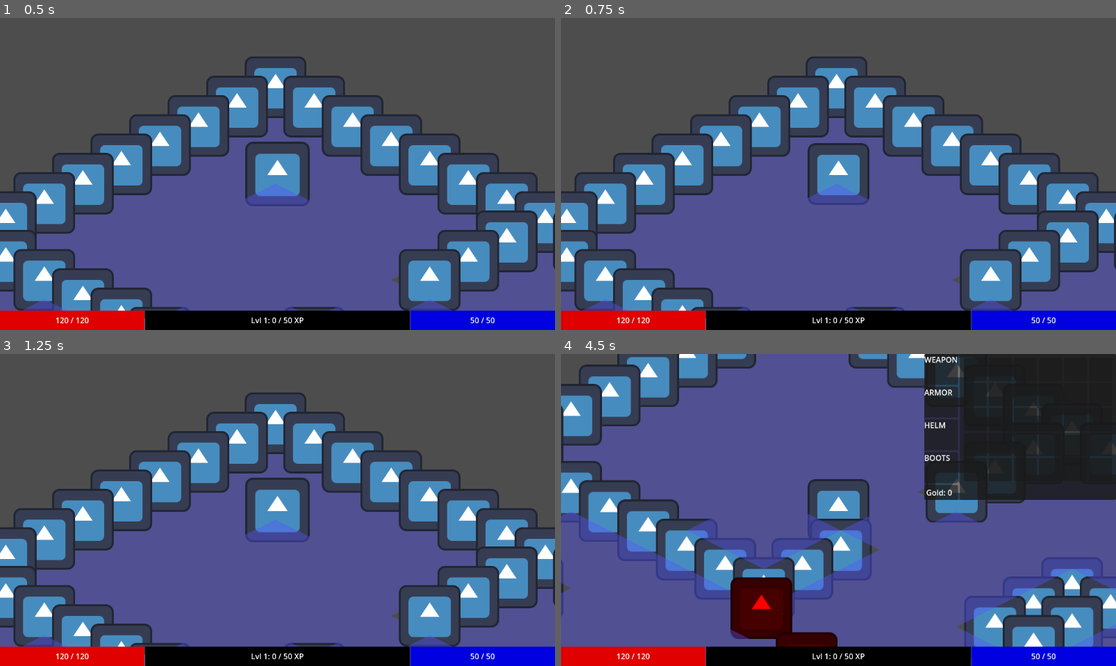
Above: before the commit, frames 1-4 (two rows, left to right).
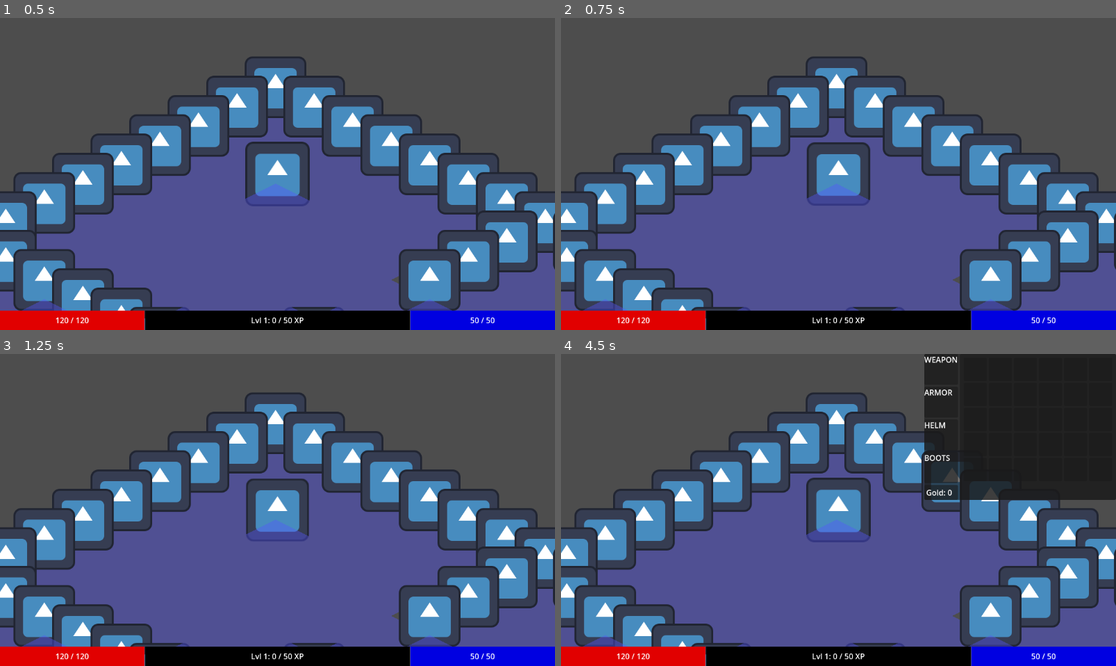
Above: after the commit, the same moments.

Repository: PietPadda/Godot_2D_ARPG
Game: Godot game, scene res://scenes/levels/main.tscn
Two runs of this game, one before a commit and one after it. Both use one fixed random seed, a clock stepped at 60 frames per second and the inputs below. The engine's default icon, where the game draws it, is replaced by a stand-in: a white triangle on a blue panel in a dark square.
Inputs (mouse positions are in pixels of both pictures, inside the frame that each line leads up to):
- Up to frame 1 (0.5 s): no input
- Up to frame 2 (0.75 s): tap Enter at 0.5 s; move the mouse to (960, 158) at 0.52 s; tap Space (attack) at 0.6 s; click (960, 158) at 0.67 s
- Up to frame 3 (1.25 s): no input
- Up to frame 4 (4.5 s): move the mouse to (727, 525) at 1.27 s; tap Space (attack) at 1.35, 2.3, 2.75, 3.05, 3.8, 4.35 s; click (727, 525) at 1.42 s; move the mouse to (894, 441) at 2.02 s; hold E (interact) 2.03-2.78 s; click (894, 441) at 2.17 s; move the mouse to (810, 572) at 2.77 s; click (810, 572) at 2.85 s; tap Enter at 3.5 s; move the mouse to (1005, 556) at 3.52 s; tap I (toggle_character_sheet) at 3.6 s; click (1005, 556) at 3.67 s; move the mouse to (938, 369) at 4.27 s; click (938, 369) at 4.42 s

Frame 1 is identical in both runs. In frame 2, 0.2% of the frame differs, in the area x 44-56%, y 39-61%; in frame 3, 0.3%; in frame 4, 53%, in the area x 0-100%, y 0-100%.
Error after the commit: Invalid assignment of property or key 'destination_tile' with value of type 'Vector2i' on a base object of type 'Nil'. (res://scripts/player/states/player_idle…

Commit message:
refactor(fsm): use type-safe get_state method instead of magic strings

Diff:
--- a/scripts/components/equipment_component.gd
+++ b/scripts/components/equipment_component.gd
@@ -13,7 +13,6 @@
 	if item.equipment_slot != ItemData.EquipmentSlot.NONE: # if it's equippable
 		equipment_data.equipped_items[item.equipment_slot] = item # equip in slot
 		emit_signal("equipment_changed") # event signal
-		print("EquipmentComponent: equipment_changed signal emitted.")
 		print("Equipped: ", item.item_name) # debug print
 
 # Unequips an item from a specific slot.
@@ -23,5 +22,4 @@
 		if item:
 			equipment_data.equipped_items[slot] = null
 			emit_signal("equipment_changed") # Announce the change
-			print("EquipmentComponent: equipment_changed signal emitted.")
 			print("Unequipped: ", item.item_name)
--- a/scripts/components/stats_component.gd
+++ b/scripts/components/stats_component.gd
@@ -90,7 +90,6 @@
 		return
 	stats_data.gold += amount # inr
 	emit_signal("gold_changed", stats_data.gold) # signal
-	print("Player picked up %d gold. Total: %d" % [amount, stats_data.gold]) # debug
 
 ## Helper to Announce to UI stats update
 func refresh_stats() -> void:
--- a/scripts/core/fsm/state_machine.gd
+++ b/scripts/core/fsm/state_machine.gd
@@ -53,3 +53,15 @@
 
 	current_state = new_state
 	current_state.enter()
+
+# A helper function to safely get a state using an enum.
+# This prevents us from ever needing to use a magic string to access a state.
+func get_state(state_enum: int) -> State:
+	# First, determine if we are the player or an enemy FSM
+	var state_names_array = States.PLAYER_STATE_NAMES
+	if get_owner().is_in_group("Enemy"):
+		state_names_array = States.ENEMY_STATE_NAMES
+
+	# Use the enum to look up the string name from our global manager
+	var state_key = state_names_array[state_enum]
+	return states.get(state_key)
--- a/scripts/enemies/states/enemy_chase_state.gd
+++ b/scripts/enemies/states/enemy_chase_state.gd
@@ -12,7 +12,7 @@
 		return
 
 	#animation_component.play_animation("Move") # Assuming enemy has a "Move" animation
-	# NEW: Listen for the stuck signal
+	# Listen for the stuck signal
 	grid_movement_component.path_stuck.connect(_recalculate_path)
 	_recalculate_path()
 
@@ -31,7 +31,7 @@
 	# First, check if we are in range to attack.
 	var distance = owner_node.global_position.distance_to(target.global_position)
 	if distance <= stats_component.get_total_stat("range"):
-		var attack_state: EnemyAttackState = state_machine.states["attack"]
+		var attack_state: EnemyAttackState = state_machine.get_state(States.ENEMY.ATTACK)
 		attack_state.target = target
 		state_machine.change_state(States.ENEMY_STATE_NAMES[States.ENEMY.ATTACK])
 		return
--- a/scripts/enemies/states/enemy_idle_state.gd
+++ b/scripts/enemies/states/enemy_idle_state.gd
@@ -5,4 +5,4 @@
 # No @onready needed, owner_node is inherited.
 
 func enter() -> void:
-	print(get_owner().name + " is now Idle.")
+	pass
--- a/scripts/player/states/player_chase_state.gd
+++ b/scripts/player/states/player_chase_state.gd
@@ -45,7 +45,7 @@
 	var attack_range = stats_component.get_total_stat("range")
 
 	if distance <= attack_range:
-		var attack_state: PlayerAttackState = state_machine.states["attack"]
+		var attack_state: PlayerAttackState = state_machine.get_state(States.PLAYER.ATTACK)
 		attack_state.target = target
 		state_machine.change_state(States.PLAYER_STATE_NAMES[States.PLAYER.ATTACK])
 		return
@@ -72,7 +72,7 @@
 
 # --- Signal Handlers ---
 func _on_move_to_requested(target_position: Vector2) -> void:
-	var move_state: PlayerMoveState = state_machine.states["move"]
+	var move_state: PlayerMoveState = state_machine.get_state(States.PLAYER.MOVE)
 	move_state.destination_tile = Grid.world_to_map(target_position)
 	state_machine.change_state(States.PLAYER_STATE_NAMES[States.PLAYER.MOVE])
 
@@ -80,12 +80,3 @@
 	if new_target != self.target:
 		self.target = new_target
 		_recalculate_path() # Immediately repath to the new target
-
-func _on_cast_requested(skill_slot: int, target_position: Vector2) -> void:
-	var skill_to_cast = skill_caster_component.secondary_attack_skill
-	if not skill_to_cast: return
-
-	var cast_state: PlayerCastState = state_machine.states["cast"]
-	cast_state.skill_to_cast = skill_to_cast
-	cast_state.cast_target_position = target_position
-	state_machine.change_state(States.PLAYER_STATE_NAMES[States.PLAYER.CAST])
--- a/scripts/player/states/player_idle_state.gd
+++ b/scripts/player/states/player_idle_state.gd
@@ -31,11 +31,11 @@
 
 # -- Signal Handlers ---
 func _on_move_to_requested(target_position: Vector2) -> void:
-	var move_state: PlayerMoveState = state_machine.states["move"]
+	var move_state: PlayerMoveState = state_machine.get_state(States.PLAYER.MOVE)
 	move_state.destination_tile = Grid.world_to_map(target_position)
 	state_machine.change_state(States.PLAYER_STATE_NAMES[States.PLAYER.MOVE])
 
 func _on_target_requested(target: Node2D) -> void:
-	var chase_state: PlayerChaseState = state_machine.states["chase"]
+	var chase_state: PlayerChaseState = state_machine.get_state(States.PLAYER.CHASE)
 	chase_state.target = target
 	state_machine.change_state(States.PLAYER_STATE_NAMES[States.PLAYER.CHASE])
--- a/scripts/player/states/player_move_state.gd
+++ b/scripts/player/states/player_move_state.gd
@@ -70,17 +70,6 @@
 
 func _on_target_requested(target: Node2D) -> void:
 	grid_movement_component.stop()
-	var chase_state: PlayerChaseState = state_machine.states["chase"]
+	var chase_state: PlayerChaseState = state_machine.get_state(States.PLAYER.CHASE)
 	chase_state.target = target
 	state_machine.change_state(States.PLAYER_STATE_NAMES[States.PLAYER.CHASE])
-
-func _on_cast_requested(skill_slot: int, target_position: Vector2) -> void:
-	grid_movement_component.stop()
-	# (Logic to set up cast state is the same as in Idle state)
-	var skill_to_cast = skill_caster_component.secondary_attack_skill
-	if not skill_to_cast: return
-
-	var cast_state: PlayerCastState = state_machine.states["cast"]
-	cast_state.skill_to_cast = skill_to_cast
-	cast_state.cast_target_position = target_position
-	state_machine.change_state(States.PLAYER_STATE_NAMES[States.PLAYER.CAST])
--- a/scripts/player/states/player_state.gd
+++ b/scripts/player/states/player_state.gd
@@ -22,7 +22,7 @@
 	if not is_instance_valid(skill_to_cast):
 		return
 
-	var cast_state: PlayerCastState = state_machine.states["cast"] # store cast state
+	var cast_state: PlayerCastState = state_machine.get_state(States.PLAYER.CAST) # store cast state
 	cast_state.skill_to_cast = skill_to_cast # set the skill to cast
 	cast_state.cast_target_position = player.get_global_mouse_position() # set target
 	state_machine.change_state(States.PLAYER_STATE_NAMES[States.PLAYER.CAST]) # change the state with skill and target
